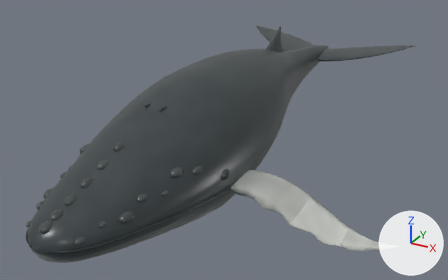
The glTF model viewer/assets/whale.glb as it was, and as the next commit left it.
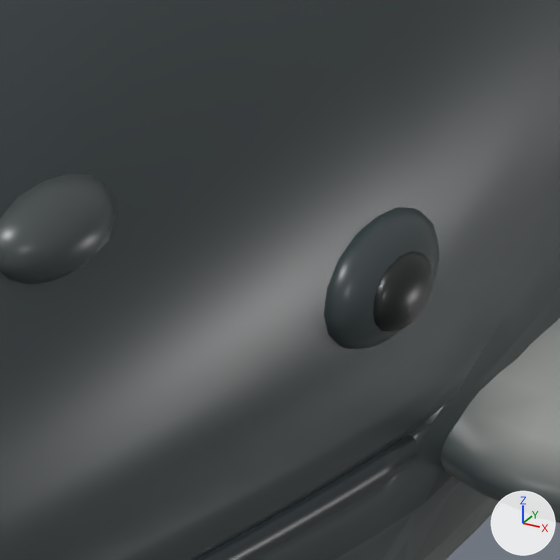
Each version is shown whole from a 50 mm lens placed at (5.11, -8.9, 4.23), pointed at (-0.18, 0.7, -0.57), then close up on the part from 43% to 54% of the width and 54% to 71% of the height. Lighting does not change. The marker at lower right points along +X, +Y and +Z. The last two pictures show the newer version. Where no turn or scale is listed for an object, it has been applied to the vertices. Vertices at exactly the same position are counted once.

The first close-up shows 'Whale'.
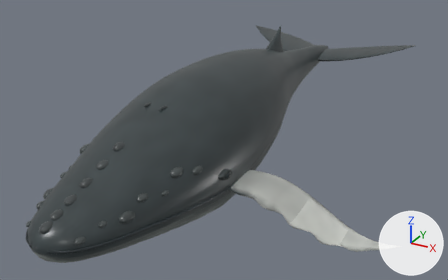
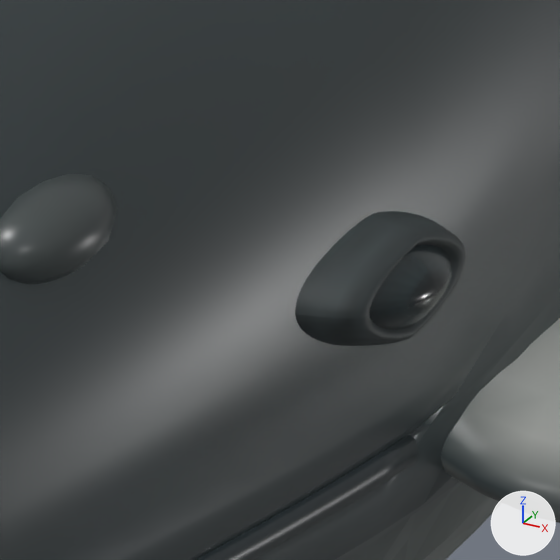
Where the change shows, as pixel boxes [x1, y1, x2, y2] in the close-ups (560 x 560 px):
part 1 of me_humpback, built on
    before: [324, 207, 440, 349]
    after: [295, 211, 466, 346]

Edits to the bpy script that builds the scene:
```text
Add mat_humpback_eyelid_folds:
    mat_humpback_eyelid_folds = bpy.data.materials.new('Humpback eyelid folds')
    mat_humpback_eyelid_folds.use_nodes = True; mat_humpback_eyelid_folds.node_tree.nodes.clear()
    _N = mat_humpback_eyelid_folds.node_tree.nodes; _L = mat_humpback_eyelid_folds.node_tree.links
    n0 = _N.new('ShaderNodeBsdfPrincipled'); n0.name = 'Principled BSDF'
    n0.inputs[2].default_value = 0.54  # 'Roughness'
    n1 = _N.new('ShaderNodeOutputMaterial'); n1.name = 'Material Output'
    n2 = _N.new('ShaderNodeVertexColor'); n2.name = 'Color Attribute'
    _L.new(n0.outputs[0], n1.inputs[0])  # 'BSDF' to 'Surface'
    _L.new(n2.outputs[0], n0.inputs[0])  # 'Color' to 'Base Color'
Add mat_humpback_oral_folds_and_tongue:
    mat_humpback_oral_folds_and_tongue = bpy.data.materials.new('Humpback oral folds and tongue')
    mat_humpback_oral_folds_and_tongue.use_nodes = True; mat_humpback_oral_folds_and_tongue.node_tree.nodes.clear()
    _N = mat_humpback_oral_folds_and_tongue.node_tree.nodes; _L = mat_humpback_oral_folds_and_tongue.node_tree.links
    n0 = _N.new('ShaderNodeBsdfPrincipled'); n0.name = 'Principled BSDF'
    n0.inputs[2].default_value = 0.52  # 'Roughness'
    n1 = _N.new('ShaderNodeOutputMaterial'); n1.name = 'Material Output'
    n2 = _N.new('ShaderNodeVertexColor'); n2.name = 'Color Attribute'
    _L.new(n0.outputs[0], n1.inputs[0])  # 'BSDF' to 'Surface'
    _L.new(n2.outputs[0], n0.inputs[0])  # 'Color' to 'Base Color'
Add mat_fringed_baleen:
    mat_fringed_baleen = bpy.data.materials.new('Fringed baleen')
    mat_fringed_baleen.use_nodes = True; mat_fringed_baleen.node_tree.nodes.clear()
    _N = mat_fringed_baleen.node_tree.nodes; _L = mat_fringed_baleen.node_tree.links
    n0 = _N.new('ShaderNodeBsdfPrincipled'); n0.name = 'Principled BSDF'
    n0.inputs[2].default_value = 0.65  # 'Roughness'
    n1 = _N.new('ShaderNodeOutputMaterial'); n1.name = 'Material Output'
    n2 = _N.new('ShaderNodeVertexColor'); n2.name = 'Color Attribute'
    _L.new(n0.outputs[0], n1.inputs[0])  # 'BSDF' to 'Surface'
    _L.new(n2.outputs[0], n0.inputs[0])  # 'Color' to 'Base Color'
Add mat_humpback_cornea_and_iris:
    mat_humpback_cornea_and_iris = bpy.data.materials.new('Humpback cornea and iris')
    mat_humpback_cornea_and_iris.use_nodes = True; mat_humpback_cornea_and_iris.node_tree.nodes.clear()
    _N = mat_humpback_cornea_and_iris.node_tree.nodes; _L = mat_humpback_cornea_and_iris.node_tree.links
    n0 = _N.new('ShaderNodeBsdfPrincipled'); n0.name = 'Principled BSDF'
    n0.inputs[2].default_value = 0.19  # 'Roughness'
    n1 = _N.new('ShaderNodeOutputMaterial'); n1.name = 'Material Output'
    n2 = _N.new('ShaderNodeVertexColor'); n2.name = 'Color Attribute'
    _L.new(n0.outputs[0], n1.inputs[0])  # 'BSDF' to 'Surface'
    _L.new(n2.outputs[0], n0.inputs[0])  # 'Color' to 'Base Color'
Change me_humpback:
    remove me_humpback.from_pydata(...)  # 21020 vertices, 41346 faces; spans x -3.4..3.4, y -4.38..6.28, z -1.78..1.25
    add me_humpback.from_pydata(...)  # 29754 vertices, 52796 faces; spans x -3.4..3.4, y -4.38..6.28, z -1.78..1.25
    me_humpback part 1: 22 vertices moved within x -1.16..1.16, y -1.65..-1.52, z -0.05..0.08; 518 vertices removed from x -1.16..1.16, y -1.7..-1.44, z -0.08..0.09; 9252 vertices added at x -1.17..1.17, y -4.08..-1.38, z -0.37..0.1
    add me_humpback.materials.append(mat_humpback_oral_folds_and_tongue)
    add me_humpback.materials.append(mat_fringed_baleen)
    add me_humpback.materials.append(mat_humpback_eyelid_folds)
    add me_humpback.materials.append(mat_humpback_cornea_and_iris)
```
